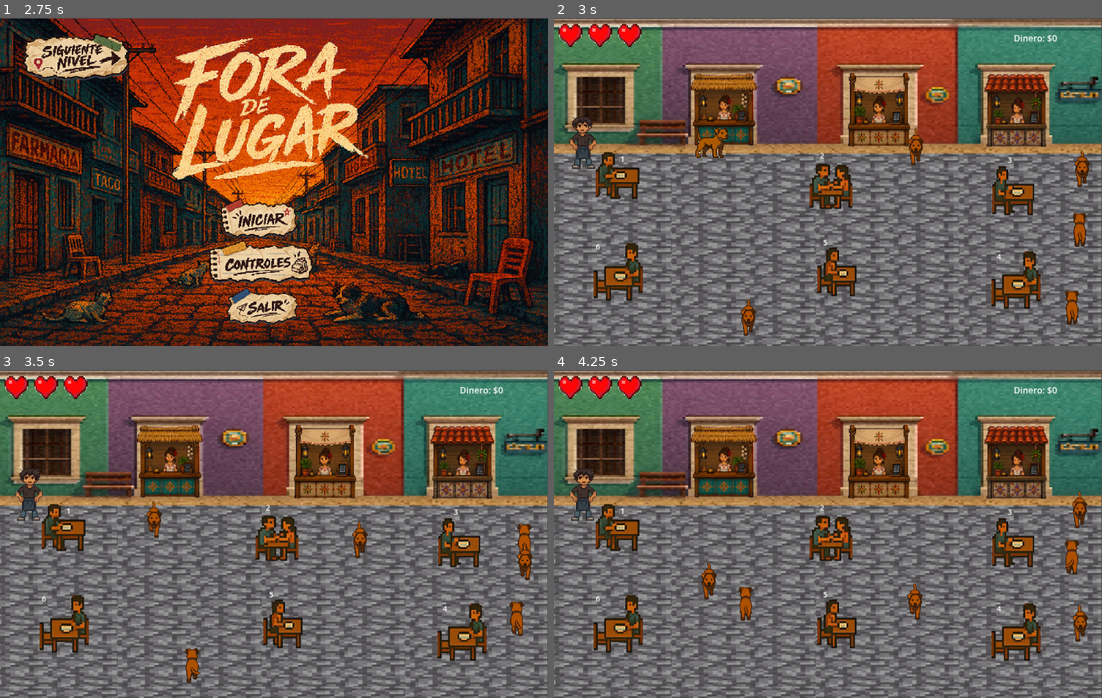
Above: before the commit, frames 1-4 (two rows, left to right).
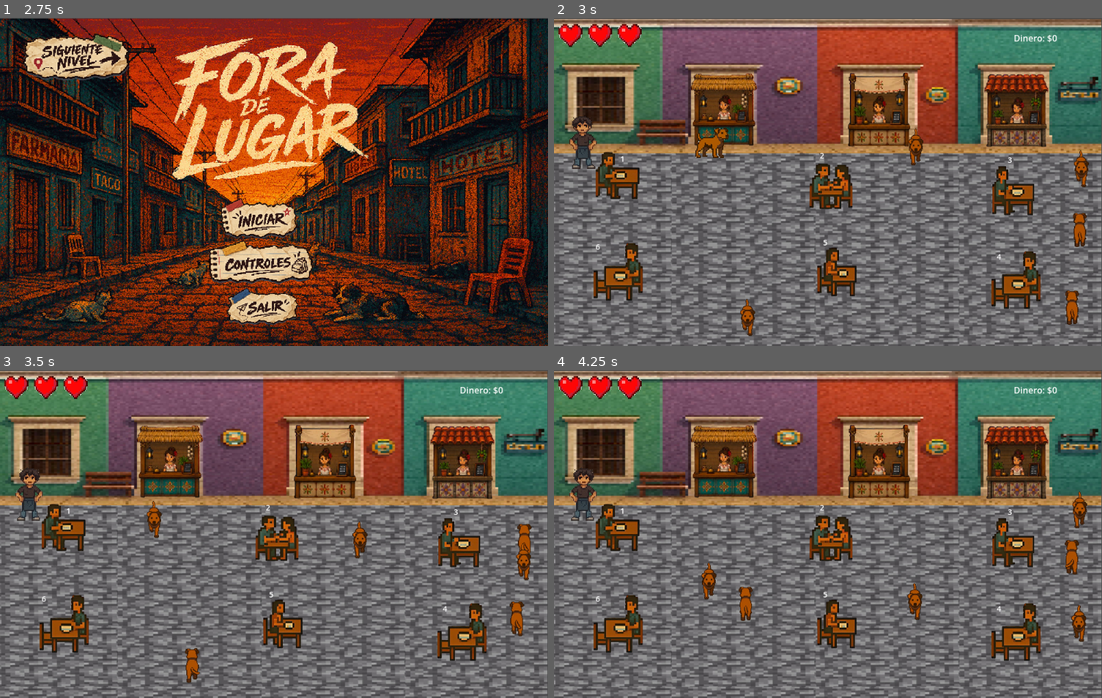
Above: after the commit, the same moments.

Repository: Aldair-Canul/Facultad-de-Ingenieria---Fora-de-Lugar
Game: Godot game, scene res://Scenes/Menu/intro_video.tscn
Same seed, same stepped clock (60 frames per second), same inputs: the game is played once before the commit and once after it. Video files are missing from this copy of the repository; at most half a second of black plays in their place.
Inputs (mouse positions are in pixels of both pictures, inside the frame that each line leads up to):
- Up to frame 1 (2.75 s): tap Enter at 0.5 s; move the mouse to (394, 165) at 0.52 s; hold Right (ui_right) 0.53-1.25 s; click (394, 165) at 0.67 s; click (257, 260) at 1.25 s; click (54, 40) at 2 s
- Up to frame 2 (3 s): click (817, 218) at 2.75 s
- Up to frame 3 (3.5 s): no input
- Up to frame 4 (4.25 s): drag from (718, 550) to (1014, 550) at 3.52 s

Frame 1 is identical in both runs. In frame 2, 0.3% of the frame differs, in the area x 34-98%, y 40-98%; in frame 3, 0.1%; in frame 4, 0.2%.

Commit message:
Agregadas escenas del cuarto, imágenes y ajustes de menú y minijuego

Diff:
--- /dev/null
+++ b/Proyecto-Infomatrix/Godot-Engine/Scenes/Cuarto/Main.tscn
@@ -0,0 +1,214 @@
+[gd_scene format=3 uid="uid://cc7tq65ilam6i"]
+
+[ext_resource type="Texture2D" uid="uid://n38xxglte7ok" path="res://images/EscenaCuarto2.0/Room.JPG" id="1_eo6so"]
+[ext_resource type="Script" uid="uid://g6okyjcxf280" path="res://Scenes/Cuarto/main.gd" id="1_lxmde"]
+[ext_resource type="Texture2D" uid="uid://cxk3qxuh7rpwi" path="res://images/EscenaCuarto2.0/Bathroom.JPG" id="2_lxmde"]
+[ext_resource type="PackedScene" uid="uid://cuwuhi3a8nq3o" path="res://Scenes/Cuarto/Player.tscn" id="3_beiiy"]
+[ext_resource type="Texture2D" uid="uid://eqtors4l8nid" path="res://images/EscenaCuarto2.0/mochila.png" id="4_0sgwo"]
+[ext_resource type="Script" uid="uid://kcpnijq7fjtt" path="res://Scenes/Cuarto/hud.gd" id="4_beiiy"]
+
+[sub_resource type="RectangleShape2D" id="RectangleShape2D_k0y3n"]
+size = Vector2(57, 203)
+
+[sub_resource type="RectangleShape2D" id="RectangleShape2D_566py"]
+size = Vector2(50.5, 200)
+
+[sub_resource type="RectangleShape2D" id="RectangleShape2D_0sgwo"]
+size = Vector2(57, 65.5)
+
+[node name="Main" type="Node2D" unique_id=1831511838]
+script = ExtResource("1_lxmde")
+
+[node name="World" type="Node2D" parent="." unique_id=36722432]
+
+[node name="Room" type="Sprite2D" parent="World" unique_id=580881328]
+position = Vector2(498.99997, 298)
+scale = Vector2(1.2400498, 1.3098902)
+texture = ExtResource("1_eo6so")
+
+[node name="Bathroom" type="Sprite2D" parent="World" unique_id=1426248104]
+position = Vector2(1502, 303)
+scale = Vector2(1.275189, 1.307967)
+texture = ExtResource("2_lxmde")
+
+[node name="DoorZone_Room" type="Area2D" parent="World" unique_id=415018135]
+
+[node name="CollisionShape2D" type="CollisionShape2D" parent="World/DoorZone_Room" unique_id=708436002]
+position = Vector2(886.5, 386)
+shape = SubResource("RectangleShape2D_k0y3n")
+
+[node name="DoorZone_Bath" type="Area2D" parent="World" unique_id=1757479031]
+
+[node name="CollisionShape2D" type="CollisionShape2D" parent="World/DoorZone_Bath" unique_id=727285659]
+position = Vector2(1037.75, 382)
+shape = SubResource("RectangleShape2D_566py")
+
+[node name="ObjetoMochila" type="Area2D" parent="World" unique_id=1780248239]
+
+[node name="Sprite2D" type="Sprite2D" parent="World/ObjetoMochila" unique_id=16648437]
+position = Vector2(1791, 372.99997)
+scale = Vector2(0.43661973, 0.47619048)
+texture = ExtResource("4_0sgwo")
+
+[node name="CollisionShape2D" type="CollisionShape2D" parent="World/ObjetoMochila" unique_id=1973488473]
+position = Vector2(1789, 376)
+shape = SubResource("RectangleShape2D_0sgwo")
+
+[node name="MochilaAcomodada" type="Sprite2D" parent="World" unique_id=1862678704]
+visible = false
+position = Vector2(296, 402)
+scale = Vector2(0.4225352, 0.44047618)
+texture = ExtResource("4_0sgwo")
+
+[node name="UI" type="CanvasLayer" parent="." unique_id=223802378]
+
+[node name="HUD" type="Control" parent="UI" unique_id=2017310680]
+layout_mode = 3
+anchors_preset = 15
+anchor_right = 1.0
+anchor_bottom = 1.0
+offset_left = -3.0
+offset_right = -3.0
+grow_horizontal = 2
+grow_vertical = 2
+script = ExtResource("4_beiiy")
+
+[node name="RelojLabel" type="Label" parent="UI/HUD" unique_id=106430702]
+layout_mode = 0
+offset_left = 8.0
+offset_top = -7.0
+offset_right = 130.0
+offset_bottom = 56.0
+theme_override_colors/font_color = Color(1, 0.49803922, 0.49803922, 1)
+theme_override_font_sizes/font_size = 45
+text = "00:30"
+
+[node name="ObjetivosLabel" type="Label" parent="UI/HUD" unique_id=1958568578]
+layout_mode = 0
+offset_left = 170.0
+offset_right = 465.0
+offset_bottom = 93.0
+theme_override_font_sizes/font_size = 32
+text = "Objetivo: Encontrar Mochila
+"
+
+[node name="ButtonInventario" type="Button" parent="UI/HUD" unique_id=1807225044]
+layout_mode = 0
+offset_left = 22.0
+offset_top = 527.0
+offset_right = 137.0
+offset_bottom = 582.0
+text = "Inventario
+"
+
+[node name="PanelInventario" type="Panel" parent="UI/HUD" unique_id=899467353]
+visible = false
+layout_mode = 0
+offset_left = 270.0
+offset_top = 196.0
+offset_right = 674.0
+offset_bottom = 472.0
+
+[node name="TextoObjetos" type="Label" parent="UI/HUD/PanelInventario" unique_id=1401604382]
+layout_mode = 1
+anchors_preset = -1
+anchor_right = 0.082
+anchor_bottom = 0.049000002
+offset_left = 14.0
+offset_top = 7.0
+offset_right = 104.871994
+offset_bottom = 16.475998
+text = "Inventario vacio"
+
+[node name="BtnUsarMochila" type="Button" parent="UI/HUD/PanelInventario" unique_id=1668002066]
+layout_mode = 0
+offset_left = 3.0
+offset_top = 246.0
+offset_right = 117.0
+offset_bottom = 277.0
+text = "Usar Mochila "
+
+[node name="PanelGameOver" type="ColorRect" parent="UI/HUD" unique_id=803891459]
+visible = false
+layout_mode = 0
+offset_left = 4.0
+offset_top = -4.0
+offset_right = 1004.0
+offset_bottom = 600.0
+color = Color(0, 0, 0, 0.6745098)
+
+[node name="Label" type="Label" parent="UI/HUD/PanelGameOver" unique_id=1176400579]
+layout_mode = 0
+offset_left = 288.0
+offset_top = 143.0
+offset_right = 722.0
+offset_bottom = 272.0
+theme_override_font_sizes/font_size = 45
+text = "¡Se acabó el tiempo!
+"
+
+[node name="BtnReintentar" type="Button" parent="UI/HUD/PanelGameOver" unique_id=380019156]
+layout_mode = 0
+offset_left = 402.0
+offset_top = 365.0
+offset_right = 585.0
+offset_bottom = 433.0
+text = "Reintentar"
+
+[node name="PanelVictoria" type="ColorRect" parent="UI/HUD" unique_id=684889215]
+visible = false
+layout_mode = 0
+offset_right = 1006.0
+offset_bottom = 594.0
+color = Color(0, 0, 0, 0.7176471)
+
+[node name="Label" type="Label" parent="UI/HUD/PanelVictoria" unique_id=1286483559]
+layout_mode = 0
+offset_left = 261.0
+offset_top = 112.0
+offset_right = 673.0
+offset_bottom = 175.0
+theme_override_font_sizes/font_size = 45
+text = "¡Nivel Completado!"
+
+[node name="FinalCuarto" type="Button" parent="UI/HUD/PanelVictoria" unique_id=1983385318]
+layout_mode = 0
+offset_left = 398.0
+offset_top = 386.0
+offset_right = 552.0
+offset_bottom = 483.0
+text = "Cinematica
+"
+
+[node name="Transition" type="CanvasLayer" parent="." unique_id=1488779418]
+
+[node name="ColorRect" type="ColorRect" parent="Transition" unique_id=893657760]
+modulate = Color(1, 1, 1, 0)
+anchors_preset = 15
+anchor_right = 1.0
+anchor_bottom = 1.0
+offset_left = 635.0
+offset_top = -205.0
+offset_right = 635.0
+offset_bottom = -205.0
+grow_horizontal = 2
+grow_vertical = 2
+mouse_filter = 2
+color = Color(0, 0, 0, 1)
+
+[node name="AnimationPlayer" type="AnimationPlayer" parent="Transition" unique_id=285040235]
+
+[node name="Player" parent="." unique_id=175323051 instance=ExtResource("3_beiiy")]
+position = Vector2(1301, 443)
+
+[node name="TimerReloj" type="Timer" parent="." unique_id=1686324448]
+autostart = true
+
+[connection signal="body_entered" from="World/DoorZone_Room" to="." method="_on_door_zone_room_body_entered"]
+[connection signal="body_entered" from="World/DoorZone_Bath" to="." method="_on_door_zone_bath_body_entered"]
+[connection signal="body_entered" from="World/ObjetoMochila" to="." method="_on_objeto_mochila_body_entered"]
+[connection signal="pressed" from="UI/HUD/ButtonInventario" to="UI/HUD" method="_on_button_inventario_pressed"]
+[connection signal="pressed" from="UI/HUD/PanelInventario/BtnUsarMochila" to="." method="_on_btn_usar_mochila_pressed"]
+[connection signal="pressed" from="UI/HUD/PanelGameOver/BtnReintentar" to="." method="_on_btn_reintentar_pressed"]
+[connection signal="pressed" from="UI/HUD/PanelVictoria/FinalCuarto" to="." method="_on_final_cuarto_pressed"]
+[connection signal="timeout" from="TimerReloj" to="." method="_on_timer_reloj_timeout"]
--- /dev/null
+++ b/Proyecto-Infomatrix/Godot-Engine/Scenes/Cuarto/Player.tscn
@@ -0,0 +1,224 @@
+[gd_scene format=3 uid="uid://cuwuhi3a8nq3o"]
+
+[ext_resource type="Script" uid="uid://dxdk2tlwny8ae" path="res://Scenes/Cuarto/player.gd" id="1_5xlo5"]
+[ext_resource type="Texture2D" uid="uid://cxjpii75q67or" path="res://images/EscenaCuarto/normal.png" id="2_hokks"]
+[ext_resource type="Texture2D" uid="uid://mdatsmooovcr" path="res://images/EscenaCuarto/caminando adelante y atras .png" id="3_buado"]
+[ext_resource type="Texture2D" uid="uid://clxyetlk2evtx" path="res://images/EscenaCuarto/caminando en el cuarto.png" id="4_tw6jx"]
+
+[sub_resource type="AtlasTexture" id="AtlasTexture_mdfal"]
+atlas = ExtResource("2_hokks")
+region = Rect2(8, 109, 99, 175)
+
+[sub_resource type="AtlasTexture" id="AtlasTexture_cou3c"]
+atlas = ExtResource("2_hokks")
+region = Rect2(107, 109, 99, 175)
+
+[sub_resource type="AtlasTexture" id="AtlasTexture_7kwg6"]
+atlas = ExtResource("2_hokks")
+region = Rect2(206, 109, 99, 175)
+
+[sub_resource type="AtlasTexture" id="AtlasTexture_xr76a"]
+atlas = ExtResource("2_hokks")
+region = Rect2(305, 109, 99, 175)
+
+[sub_resource type="AtlasTexture" id="AtlasTexture_c2w1h"]
+atlas = ExtResource("2_hokks")
+region = Rect2(404, 109, 99, 175)
+
+[sub_resource type="AtlasTexture" id="AtlasTexture_qjfvu"]
+atlas = ExtResource("2_hokks")
+region = Rect2(503, 109, 99, 175)
+
+[sub_resource type="AtlasTexture" id="AtlasTexture_s8c7v"]
+atlas = ExtResource("3_buado")
+region = Rect2(1, 76, 72, 182)
+
+[sub_resource type="AtlasTexture" id="AtlasTexture_duig4"]
+atlas = ExtResource("3_buado")
+region = Rect2(86, 76, 72, 182)
+
+[sub_resource type="AtlasTexture" id="AtlasTexture_dbwkx"]
+atlas = ExtResource("3_buado")
+region = Rect2(171, 76, 72, 182)
+
+[sub_resource type="AtlasTexture" id="AtlasTexture_hdvp1"]
+atlas = ExtResource("3_buado")
+region = Rect2(256, 76, 72, 182)
+
+[sub_resource type="AtlasTexture" id="AtlasTexture_j2vxi"]
+atlas = ExtResource("3_buado")
+region = Rect2(341, 76, 72, 182)
+
+[sub_resource type="AtlasTexture" id="AtlasTexture_ib26y"]
+atlas = ExtResource("3_buado")
+region = Rect2(426, 76, 72, 182)
+
+[sub_resource type="AtlasTexture" id="AtlasTexture_1xk4d"]
+atlas = ExtResource("4_tw6jx")
+region = Rect2(10, 64, 83, 240)
+
+[sub_resource type="AtlasTexture" id="AtlasTexture_0w66f"]
+atlas = ExtResource("4_tw6jx")
+region = Rect2(93, 64, 83, 240)
+
+[sub_resource type="AtlasTexture" id="AtlasTexture_ay306"]
+atlas = ExtResource("4_tw6jx")
+region = Rect2(176, 64, 83, 240)
+
+[sub_resource type="AtlasTexture" id="AtlasTexture_2xeq7"]
+atlas = ExtResource("4_tw6jx")
+region = Rect2(259, 64, 83, 240)
+
+[sub_resource type="AtlasTexture" id="AtlasTexture_0wicr"]
+atlas = ExtResource("4_tw6jx")
+region = Rect2(342, 64, 83, 240)
+
+[sub_resource type="AtlasTexture" id="AtlasTexture_ksba5"]
+atlas = ExtResource("4_tw6jx")
+region = Rect2(425, 64, 83, 240)
+
+[sub_resource type="AtlasTexture" id="AtlasTexture_hi4vr"]
+atlas = ExtResource("4_tw6jx")
+region = Rect2(508, 64, 83, 240)
+
+[sub_resource type="AtlasTexture" id="AtlasTexture_5lacb"]
+atlas = ExtResource("3_buado")
+region = Rect2(18, 277, 69, 133)
+
+[sub_resource type="AtlasTexture" id="AtlasTexture_y28x6"]
+atlas = ExtResource("3_buado")
+region = Rect2(100, 277, 69, 133)
+
+[sub_resource type="AtlasTexture" id="AtlasTexture_oisfl"]
+atlas = ExtResource("3_buado")
+region = Rect2(182, 277, 69, 133)
+
+[sub_resource type="AtlasTexture" id="AtlasTexture_lsg37"]
+atlas = ExtResource("3_buado")
+region = Rect2(264, 277, 69, 133)
+
+[sub_resource type="AtlasTexture" id="AtlasTexture_ejh0k"]
+atlas = ExtResource("3_buado")
+region = Rect2(346, 277, 69, 133)
+
+[sub_resource type="AtlasTexture" id="AtlasTexture_e7ql3"]
+atlas = ExtResource("3_buado")
+region = Rect2(428, 277, 69, 133)
+
+[sub_resource type="SpriteFrames" id="SpriteFrames_7w0km"]
+animations = [{
+"frames": [{
+"duration": 1.0,
+"texture": SubResource("AtlasTexture_mdfal")
+}, {
+"duration": 1.0,
+"texture": SubResource("AtlasTexture_cou3c")
+}, {
+"duration": 1.0,
+"texture": SubResource("AtlasTexture_7kwg6")
+}, {
+"duration": 1.0,
+"texture": SubResource("AtlasTexture_xr76a")
+}, {
+"duration": 1.0,
+"texture": SubResource("AtlasTexture_c2w1h")
+}, {
+"duration": 1.0,
+"texture": SubResource("AtlasTexture_qjfvu")
+}],
+"loop": true,
+"name": &"idle",
+"speed": 7.0
+}, {
+"frames": [{
+"duration": 1.0,
+"texture": SubResource("AtlasTexture_s8c7v")
+}, {
+"duration": 1.0,
+"texture": SubResource("AtlasTexture_duig4")
+}, {
+"duration": 1.0,
+"texture": SubResource("AtlasTexture_dbwkx")
+}, {
+"duration": 1.0,
+"texture": SubResource("AtlasTexture_hdvp1")
+}, {
+"duration": 1.0,
+"texture": SubResource("AtlasTexture_j2vxi")
+}, {
+"duration": 1.0,
+"texture": SubResource("AtlasTexture_ib26y")
+}],
+"loop": true,
+"name": &"walk_down",
+"speed": 7.0
+}, {
+"frames": [{
+"duration": 1.0,
+"texture": SubResource("AtlasTexture_1xk4d")
+}, {
+"duration": 1.0,
+"texture": SubResource("AtlasTexture_0w66f")
+}, {
+"duration": 1.0,
+"texture": SubResource("AtlasTexture_ay306")
+}, {
+"duration": 1.0,
+"texture": SubResource("AtlasTexture_2xeq7")
+}, {
+"duration": 1.0,
+"texture": SubResource("AtlasTexture_0wicr")
+}, {
+"duration": 1.0,
+"texture": SubResource("AtlasTexture_ksba5")
+}, {
+"duration": 1.0,
+"texture": SubResource("AtlasTexture_hi4vr")
+}],
+"loop": true,
+"name": &"walk_side",
+"speed": 7.0
+}, {
+"frames": [{
+"duration": 1.0,
+"texture": SubResource("AtlasTexture_5lacb")
+}, {
+"duration": 1.0,
+"texture": SubResource("AtlasTexture_y28x6")
+}, {
+"duration": 1.0,
+"texture": SubResource("AtlasTexture_oisfl")
+}, {
+"duration": 1.0,
+"texture": SubResource("AtlasTexture_lsg37")
+}, {
+"duration": 1.0,
+"texture": SubResource("AtlasTexture_ejh0k")
+}, {
+"duration": 1.0,
+"texture": SubResource("AtlasTexture_e7ql3")
+}],
+"loop": true,
+"name": &"walk_up",
+"speed": 7.0
+}]
+
+[sub_resource type="RectangleShape2D" id="RectangleShape2D_1vi23"]
+size = Vector2(57, 156)
+
+[node name="Player" type="CharacterBody2D" unique_id=175323051]
+script = ExtResource("1_5xlo5")
+
+[node name="AnimatedSprite2D" type="AnimatedSprite2D" parent="." unique_id=1969851892]
+position = Vector2(0, -27)
+scale = Vector2(2.1, 2.1)
+sprite_frames = SubResource("SpriteFrames_7w0km")
+animation = &"idle"
+
+[node name="CollisionShape2D" type="CollisionShape2D" parent="." unique_id=1552321652]
+position = Vector2(2, -28)
+shape = SubResource("RectangleShape2D_1vi23")
+
+[node name="Camera2D" type="Camera2D" parent="." unique_id=552971810]
+position_smoothing_enabled = true
+rotation_smoothing_enabled = true
--- /dev/null
+++ b/Proyecto-Infomatrix/Godot-Engine/Scenes/Cuarto/hud.gd
@@ -0,0 +1,7 @@
+extends Control
+
+@onready var panel_inventario = $PanelInventario
+
+func _on_button_inventario_pressed():
+	print("¡El botón funciona!")
+	panel_inventario.visible = not panel_inventario.visible
--- /dev/null
+++ b/Proyecto-Infomatrix/Godot-Engine/Scenes/Cuarto/main.gd
@@ -0,0 +1,97 @@
+extends Node2D
+
+@onready var player = $Player
+@onready var anim_transicion = $Transition/AnimationPlayer
+
+
+var pos_en_bano = Vector2(1400, 400) #vector de posicion
+var pos_en_cuarto = Vector2(250, 400)
+var tiene_mochila = false
+
+var segundos_totales = 30
+
+func teletransportar(destino: Vector2):
+	player.set_physics_process(false)
+
+	if anim_transicion.has_animation("fade_out"):
+		anim_transicion.play("fade_out")
+		await anim_transicion.animation_finished
+
+	player.global_position = destino
+
+	if anim_transicion.has_animation("fade_in"):
+		anim_transicion.play("fade_in")
+		await anim_transicion.animation_finished
+
+	player.set_physics_process(true)
+
+func _on_door_zone_room_body_entered(body):
+	print("¡Algo tocó la puerta del cuarto! Fue: ", body.name)
+	if body.name == "Player":
+		print("Teletransportando al baño...")
+		teletransportar(pos_en_bano)
+
+func _on_door_zone_bath_body_entered(body):
+	print("¡Algo tocó la puerta del baño! Fue: ", body.name)
+	if body.name == "Player":
+		print("Teletransportando al cuarto...")
+		teletransportar(pos_en_cuarto)
+
+func _on_objeto_mochila_body_entered(body):
+	print("¡Algo tocó la mochila! Fue: ", body.name)
+	if body.name == "Player":
+		tiene_mochila = true
+
+		# 1. Eliminamos la mochila del mapa
+		$World/ObjetoMochila.queue_free()
+
+		# 2. Actualizamos el texto del objetivo
+		$UI/HUD/ObjetivosLabel.text = "Objetivo: Acomodar mochila"
+
+		# 3. Mostramos el objeto y el botón en el inventario
+		$UI/HUD/PanelInventario/TextoObjetos.text = "- Mochila"
+		$UI/HUD/PanelInventario/BtnUsarMochila.visible = true
+
+func _on_btn_usar_mochila_pressed():
+	if tiene_mochila == true:
+		tiene_mochila = false
+
+		# 1. Hacemos visible la mochila en el cuarto
+		$World/MochilaAcomodada.visible = true
+
+		# 2. Actualizamos el inventario y objetivos
+		$UI/HUD/PanelInventario/BtnUsarMochila.visible = false
+		$UI/HUD/PanelInventario/TextoObjetos.text = "Inventario vacío"
+		$UI/HUD/ObjetivosLabel.text = "Objetivo: ¡Completado!"
+
+		# 3. Cerramos el panel y detenemos el reloj
+		$UI/HUD/PanelInventario.visible = false
+		$TimerReloj.stop()
+
+		# 4. MOSTRAMOS LA VICTORIA Y DETENEMOS AL JUGADOR
+		$UI/HUD/PanelVictoria.visible = true
+		player.set_physics_process(false)
+
+# Función que se ejecuta cada segundo gracias al TimerReloj
+func _on_timer_reloj_timeout():
+	if segundos_totales > 0:
+		segundos_totales -= 1
+		var minutos = segundos_totales / 60
+		var segundos = segundos_totales % 60
+		$UI/HUD/RelojLabel.text = "%02d:%02d" % [minutos, segundos]
+	else:
+		$TimerReloj.stop()
+		$UI/HUD/RelojLabel.text = "00:00"
+		$UI/HUD/ObjetivosLabel.text = "¡Tiempo agotado!"
+
+		# Mostramos la pantalla de Game Over y detenemos al jugador
+		$UI/HUD/PanelGameOver.visible = true
+		player.set_physics_process(false)
+
+
+func _on_btn_reintentar_pressed() -> void:
+	get_tree().reload_current_scene()
+
+
+func _on_final_cuarto_pressed() -> void:
+	get_tree().change_scene_to_file("res://Scenes/Juego_Cuarto/final_cuarto.tscn")
--- /dev/null
+++ b/Proyecto-Infomatrix/Godot-Engine/Scenes/Cuarto/player.gd
@@ -0,0 +1,35 @@
+extends CharacterBody2D
+
+const SPEED = 200.0
+@onready var anim = $AnimatedSprite2D
+
+func _physics_process(_delta):
+	# 1. Obtener la dirección de entrada
+	var direction = Vector2.ZERO
+	direction.x = Input.get_axis("ui_left", "ui_right")
+	direction.y = Input.get_axis("ui_up", "ui_down")
+
+	# 2. Normalizar la velocidad para que no corra más rápido en diagonal
+	if direction != Vector2.ZERO:
+		direction = direction.normalized()
+		velocity = direction * SPEED
+	else:
+		velocity = Vector2.ZERO
+
+	# 3. Mover al personaje
+	move_and_slide()
+
+	# 4. Actualizar las animaciones
+	actualizar_animaciones(direction)
+
+func actualizar_animaciones(dir: Vector2):
+	if dir.x != 0:
+		anim.play("walk_side")
+		# Voltea el sprite si camina hacia la izquierda
+		anim.flip_h = dir.x < 0
+	elif dir.y > 0:
+		anim.play("walk_down")
+	elif dir.y < 0:
+		anim.play("walk_up")
+	else:
+		anim.play("idle")
--- a/Proyecto-Infomatrix/Godot-Engine/Scenes/Mini_Juego_Mesero/nodo_calle.gd
+++ b/Proyecto-Infomatrix/Godot-Engine/Scenes/Mini_Juego_Mesero/nodo_calle.gd
@@ -1,47 +1,47 @@
 extends Node2D
 
-# Cargamos el molde único del plato
+
 const PRE_PLATO = preload("res://Scenes/Mini_Juego_Mesero/plato.tscn")
 
-# Lista de los 5 platos
+
 var imagenes_comida = [
-	preload("res://images/Mesero/comida1.png"), # Tacos
-	preload("res://images/Mesero/comida2.png"), # Hotdog
-	preload("res://images/Mesero/comida3.png"), # Hamburguesa
-	preload("res://images/Mesero/comida4.png"), # Carne
-	preload("res://images/Mesero/comida5.png")  # Gorditas
+	preload("res://images/Mesero/comida1.png"),
+	preload("res://images/Mesero/comida2.png"),
+	preload("res://images/Mesero/comida3.png"),
+	preload("res://images/Mesero/comida4.png"),
+	preload("res://images/Mesero/comida5.png")
 ]
 
-# Coordenadas X e Y de las puertas
+
 var posiciones_puertas = [
-	Vector2(300, 210),  # Puerta 1 (Izquierda)
-	Vector2(580, 210),  # Puerta 2 (Centro)
-	Vector2(830, 210)   # Puerta 3 (Derecha)
+	Vector2(300, 210),
+	Vector2(580, 210),
+	Vector2(830, 210)
 ]
 
 func _ready():
-	# Cada vez que el reloj termine, creará un plato
+
 	$Timer.timeout.connect(_generar_plato_aleatorio)
 
 func _generar_plato_aleatorio():
 	var nuevo_plato = PRE_PLATO.instantiate()
 
-	# Elegimos mesa destino al azar (1 a 6)
+
 	var mesa_al_azar = randi_range(1, 6)
 
-	# Elegimos una comida al azar de las 5 disponibles
+
 	var comida_al_azar = imagenes_comida[randi_range(0, imagenes_comida.size() - 1)]
 
-	# Elegimos una puerta al azar de las 3 disponibles para que nazca ahí
+
 	var puerta_al_azar = posiciones_puertas[randi_range(0, posiciones_puertas.size() - 1)]
 
-	# Configuramos la posición de nacimiento del plato
+
 	nuevo_plato.position = puerta_al_azar
 
-	# Le pasamos los datos al plato para que los guarde
+
 	nuevo_plato.configurar_plato(mesa_al_azar, comida_al_azar)
 
-	# Metemos el plato dentro de la calle para que aparezca en pantalla
+
 	add_child(nuevo_plato)
 
 	$SonidoCampana.play()
--- a/Proyecto-Infomatrix/Godot-Engine/Scenes/Mini_Juego_Mesero/perrito.gd
+++ b/Proyecto-Infomatrix/Godot-Engine/Scenes/Mini_Juego_Mesero/perrito.gd
@@ -2,11 +2,11 @@
 
 @export var velocidad = 150.0
 
-# --- LÍMITES AJUSTADOS AL EMPEDRADO ---
+
 @export var limite_izquierdo = 20.0
 @export var limite_derecho = 980.0
-@export var limite_superior = 250.0  # Justo abajo de las casetas
-@export var limite_inferior = 600.0  # Abajo cerca del borde
+@export var limite_superior = 250.0
+@export var limite_inferior = 600.0
 
 var direccion = Vector2.ZERO
 
@@ -19,21 +19,21 @@
 	elegir_direccion_aleatoria()
 
 func _process(delta):
-	# 1. Variar velocidad de vez en cuando
+	# aceleracion variable
 	tiempo_para_acelerar += delta
 	if tiempo_para_acelerar > 1.5:
 		velocidad = randf_range(120, 300)
 		tiempo_para_acelerar = 0.0
 
-	# 2. Forzar cambio de dirección periódico para alternar entre horizontal y vertical
+
 	tiempo_para_cambiar_rumbo += delta
 	if tiempo_para_cambiar_rumbo >= tiempo_siguiente_cambio:
 		elegir_direccion_aleatoria()
 
-	# 3. Mover al perrito
+
 	position += direccion * velocidad * delta
 
-	# 4. Validar bordes de la calle
+	#  Validar bordes de la calle
 	comprobar_limites()
 
 func elegir_direccion_aleatoria():
--- a/Proyecto-Infomatrix/Godot-Engine/Scenes/Mini_Juego_Mesero/perrito.tscn
+++ b/Proyecto-Infomatrix/Godot-Engine/Scenes/Mini_Juego_Mesero/perrito.tscn
@@ -133,6 +133,7 @@
 scale = Vector2(0.3, 0.3)
 sprite_frames = SubResource("SpriteFrames_n4538")
 animation = &"abajo"
+frame_progress = 0.9280579
 
 [node name="CollisionShape2D" type="CollisionShape2D" parent="." unique_id=2001871174]
 position = Vector2(-6, -18)
Not shown, added: Proyecto-Infomatrix/Godot-Engine/Scenes/Cuarto/hud.gd.uid
Not shown, added: Proyecto-Infomatrix/Godot-Engine/Scenes/Cuarto/main.gd.uid
Not shown, added: Proyecto-Infomatrix/Godot-Engine/Scenes/Cuarto/player.gd.uid
Binary file added: Proyecto-Infomatrix/Godot-Engine/images/EscenaCuarto2.0/Bathroom.JPG
Not shown, added: Proyecto-Infomatrix/Godot-Engine/images/EscenaCuarto2.0/Bathroom.JPG.import
Binary file added: Proyecto-Infomatrix/Godot-Engine/images/EscenaCuarto2.0/Room.JPG
Not shown, added: Proyecto-Infomatrix/Godot-Engine/images/EscenaCuarto2.0/Room.JPG.import
Binary file added: Proyecto-Infomatrix/Godot-Engine/images/EscenaCuarto2.0/mochila.png
Not shown, added: Proyecto-Infomatrix/Godot-Engine/images/EscenaCuarto2.0/mochila.png.import
Not shown, added: Proyecto-Infomatrix/Documentación/Imagenes FORA/Fora.jpeg
